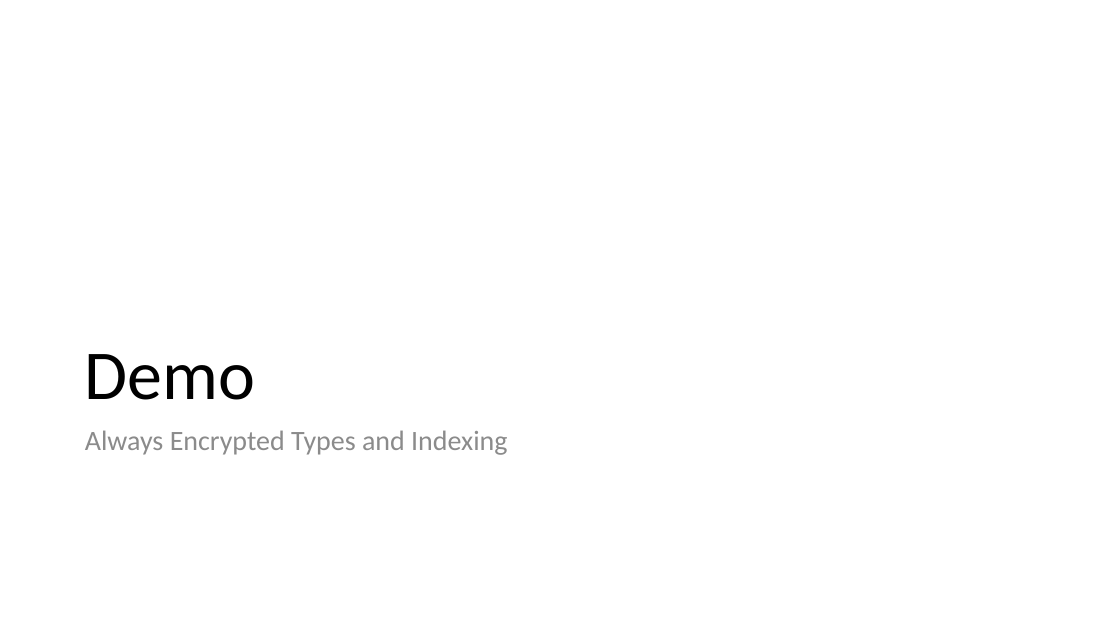
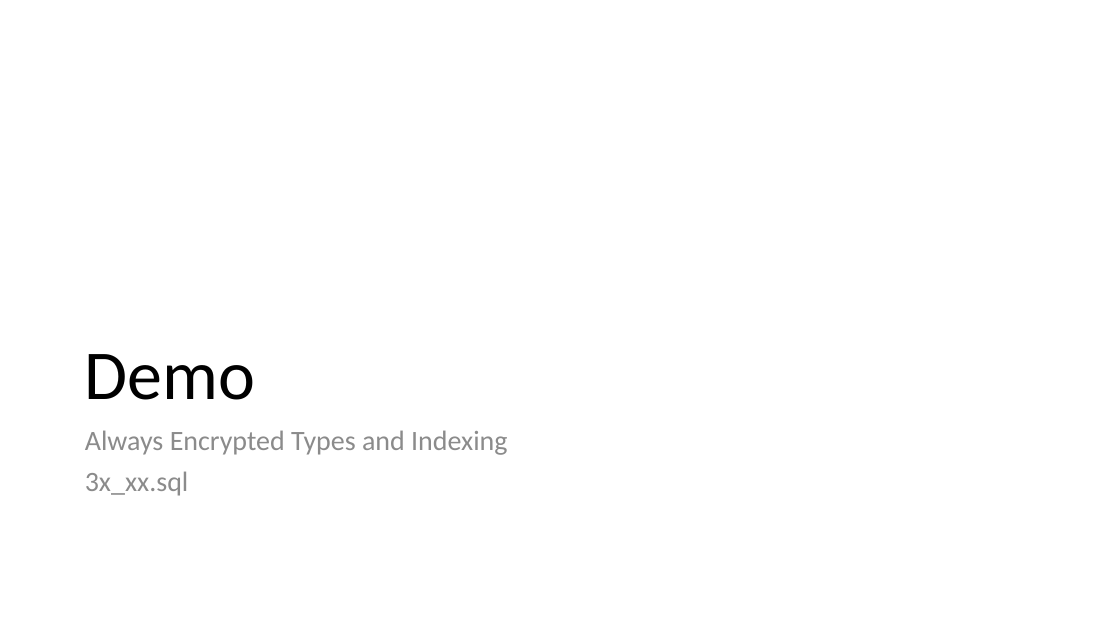
Before and after one commit to way0utwest/EndtoEndAlwaysEncrypted, a slide deck: slide 20 of EndtoEndAlwaysEncrypted.pptx (slide 18 before the commit). Drawn at 1120x630 pixels with LibreOffice and Linux fonts; fonts in the diff are those of the drawing. Boxes give left, top, right and bottom in pixels: in the first picture for what was removed or moved away, otherwise in the second. Text is boxed around its words. In the diff, an @@ line names an element or a change of style, - is before the commit and + after.

```diff
--- a/EndtoEndAlwaysEncrypted.pptx
+++ b/EndtoEndAlwaysEncrypted.pptx
@@ text at [85, 471, 189, 496]: paragraph added @@
+3x_xx.sql
```
Also in this commit, not shown: 2 slides added, 2 other files.
